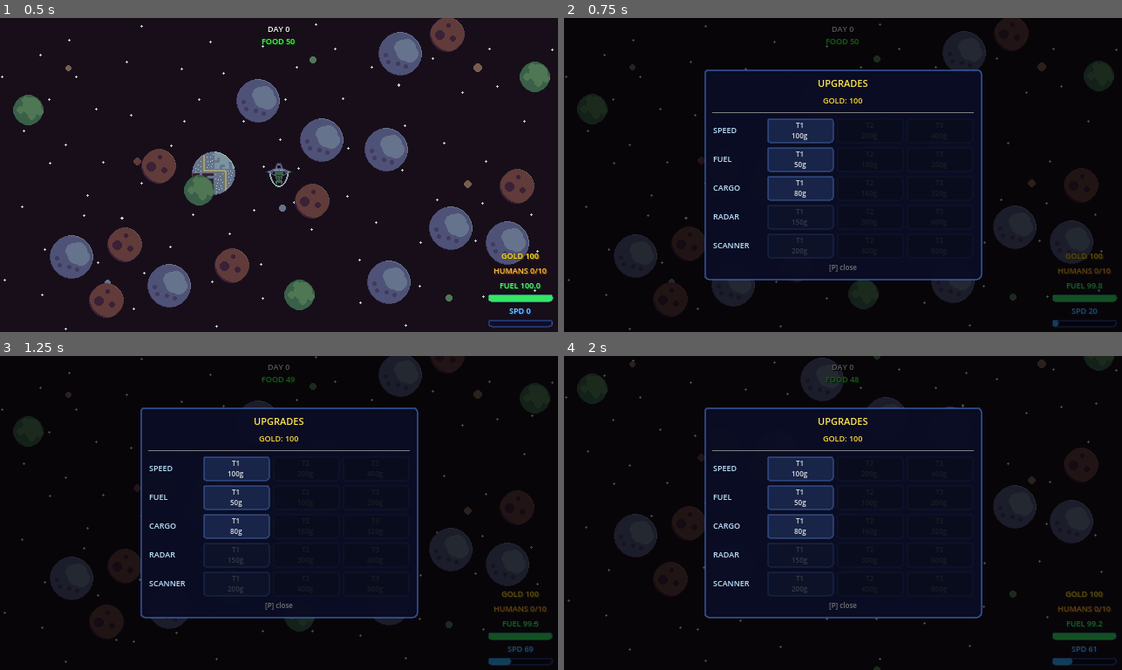
Above: before the commit, frames 1-4 (two rows, left to right).
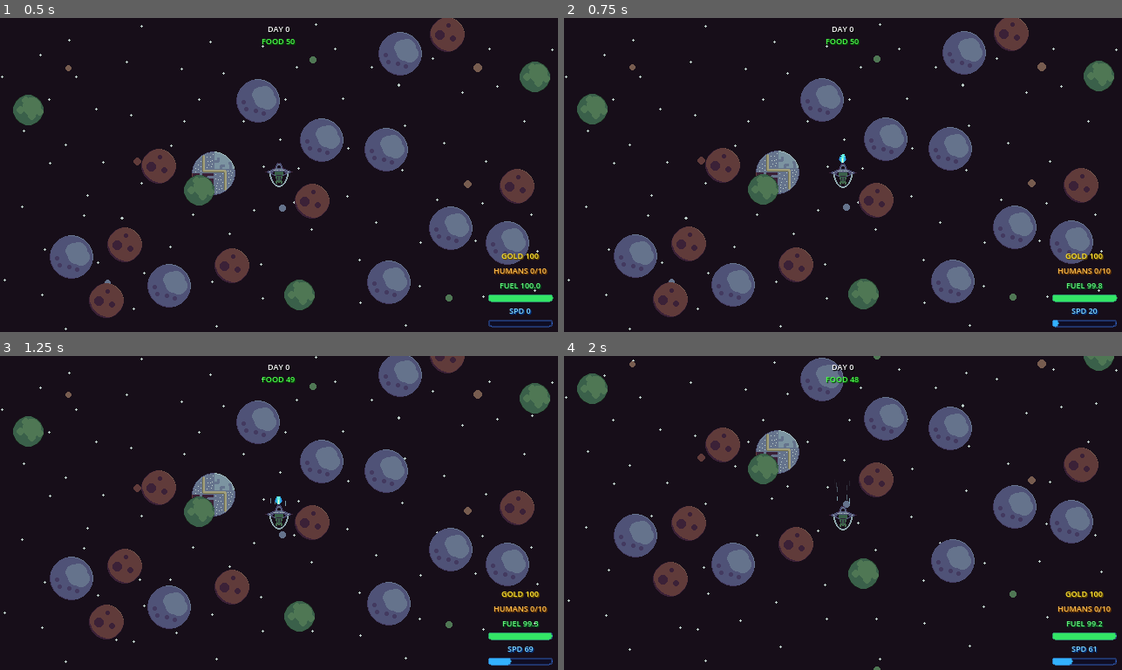
Above: after the commit, the same moments.

Repository: oe555/project-eat-humans
Game: Godot game, scene res://Scenes/main_scene.tscn
Two runs of this game, one before a commit and one after it. Both use one fixed random seed, a clock stepped at 60 frames per second and the inputs below.
Inputs:
- Up to frame 1 (0.5 s): no input
- Up to frame 2 (0.75 s): tap Enter at 0.5 s; hold W (accelerate) from 0.53 s (still down); tap P (open_shop, bound only before the commit) at 0.6 s
- Up to frame 3 (1.25 s): keep holding W (accelerate); tap P (open_shop, bound only before the commit) at 0.77, 1.07 s
- Up to frame 4 (2 s): release W (accelerate) at 1.28 s; tap S (break) at 1.35 s; tap P (open_shop, bound only before the commit) at 1.52, 1.55, 1.82 s

Frame 1 is identical in both runs. In frame 2, 19% of the frame differs, in the area x 0-100%, y 0-100%; in frame 3, 19%; in frame 4, 18%.

Commit message:
open shop menu upon reaching home planet

Diff:
--- a/Scenes/shop_menu.tscn
+++ b/Scenes/shop_menu.tscn
@@ -303,9 +303,10 @@
 text = "T3
 800g"
 
-[node name="HintLabel" type="Label" parent="CenterContainer/Panel/VBox" unique_id=787659693]
-layout_mode = 2
-theme_override_colors/font_color = Color(0.5, 0.5, 0.5, 0.9)
-theme_override_font_sizes/font_size = 8
-text = "[P] close"
-horizontal_alignment = 1
+[node name="CloseButton" type="Button" parent="CenterContainer/Panel/VBox" unique_name_in_owner=true]
+layout_mode = 2
+theme_override_font_sizes/font_size = 8
+theme_override_styles/normal = SubResource("StyleBoxFlat_btn")
+theme_override_styles/pressed = SubResource("StyleBoxFlat_btn")
+theme_override_styles/hover = SubResource("StyleBoxFlat_btn")
+text = "CLOSE"
--- a/Scripts/Core/signal_bus.gd
+++ b/Scripts/Core/signal_bus.gd
@@ -25,3 +25,5 @@
 signal fuel_purchased(amount: int)
 @warning_ignore("unused_signal")
 signal purchase_failed(reason: String)
+@warning_ignore("unused_signal")
+signal home_planet_reached
--- a/Scripts/home_planet.gd
+++ b/Scripts/home_planet.gd
@@ -4,6 +4,7 @@
 func _on_body_entered(body: Node2D) -> void:
 	if body.is_in_group("player"):
 		GameState.days_passed += 1
+		SignalBus.home_planet_reached.emit()
 		var delivered = body.humans
 		if delivered > 0:
 			body.humans = 0
--- a/Scripts/shop_menu.gd
+++ b/Scripts/shop_menu.gd
@@ -1,7 +1,7 @@
 extends CanvasLayer
 
 # =========================================================
-# ShopMenu — toggled with P key
+# ShopMenu — opened on home planet arrival, closed with button
 # Displays upgrade categories with tier buttons.
 # Unpurchasable items are greyed out.
 # =========================================================
@@ -17,6 +17,10 @@
 func _ready() -> void:
 	SignalBus.gold_changed.connect(_on_gold_changed)
 	SignalBus.upgrade_purchased.connect(_on_upgrade_purchased)
+	SignalBus.home_planet_reached.connect(_on_home_planet_reached)
+
+	var close_btn = get_node("CenterContainer/Panel/VBox/CloseButton")
+	close_btn.pressed.connect(func() -> void: visible = false)
 
 	var rows: Array = [%SpeedRow, %FuelRow, %CargoRow, %RadarRow, %ScannerRow]
 	for cat_idx in range(CATEGORY_COUNT):
@@ -29,12 +33,6 @@
 			buttons.append(btn)
 		_tier_buttons.append(buttons)
 
-
-func _process(_delta: float) -> void:
-	if Input.is_action_just_pressed("open_shop"):
-		visible = !visible
-		if visible:
-			_refresh()
 
 
 # --------------- State refresh ---------------
@@ -78,3 +76,8 @@
 func _on_upgrade_purchased(_category: int, _tier: int) -> void:
 	if visible:
 		_refresh()
+
+
+func _on_home_planet_reached() -> void:
+	visible = true
+	_refresh()
--- a/project.godot
+++ b/project.godot
@@ -78,12 +78,6 @@
 , Object(InputEventKey,"resource_local_to_scene":false,"resource_name":"","device":-1,"window_id":0,"alt_pressed":false …(186 unchanged characters)…
 ]
 }
-open_shop={
-"deadzone": 0.2,
-"events": [Object(InputEventKey,"resource_local_to_scene":false,"resource_name":"","device":-1,"window_id":0,"alt_pressed":false,"shift_pressed":false,"ctrl_pressed":false,"meta_pressed":false,"pressed":false,"keycode":0,"physical_keycode":80,"key_label":0,"unicode":112,"location":0,"echo":false,"script":null)
-]
-}
-
 [physics]
 
 common/physics_ticks_per_second=120
